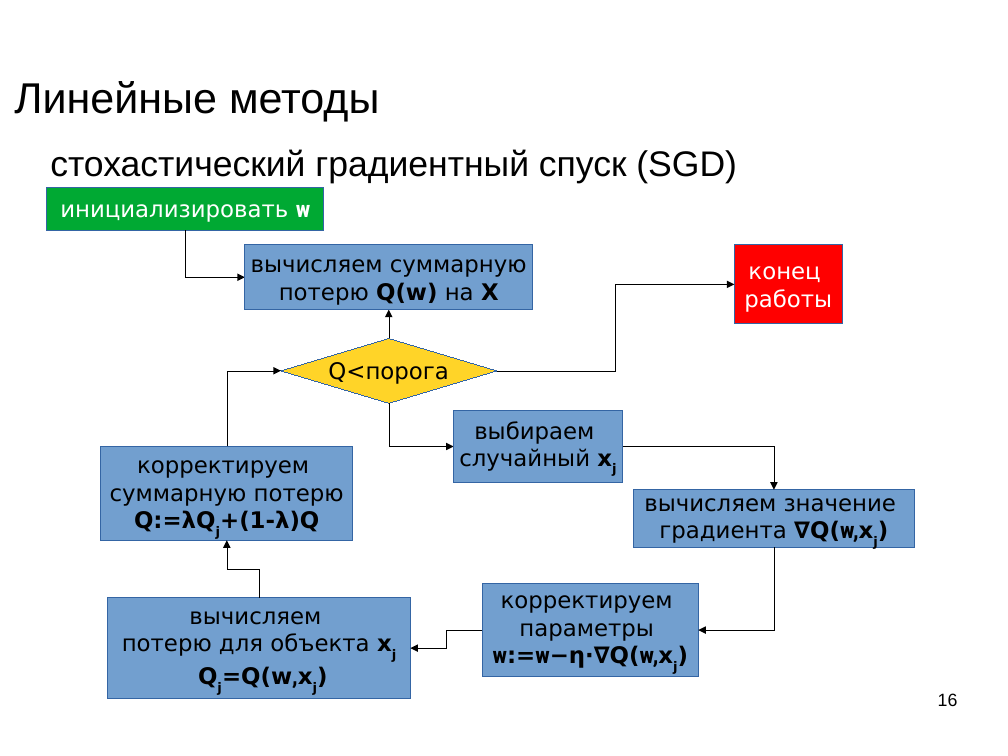
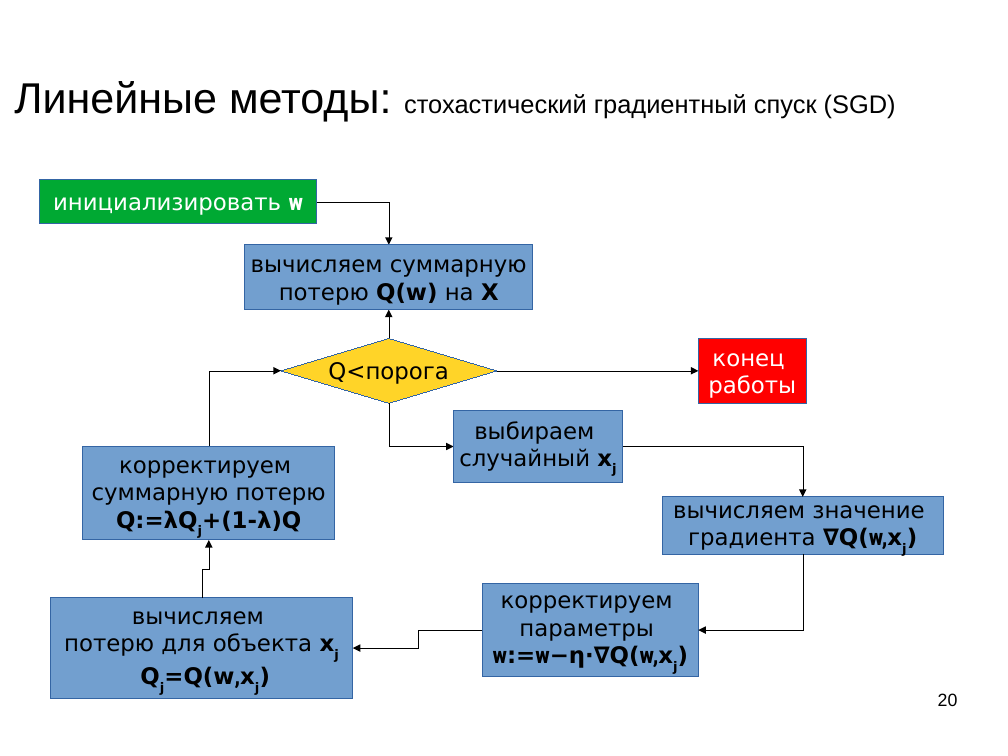
Before and after one commit to mechanoid5/ml_lectorium_legacy, a slide deck: slide 20 of 09-linear.odp (slide 16 before the commit). Drawn at 1008x756 pixels with LibreOffice and Linux fonts; fonts in the diff are those of the drawing; background and template pictures are left out. Boxes give left, top, right and bottom in pixels: in the first picture for what was removed or moved away, otherwise in the second. Text is boxed around its words. In the diff, an @@ line names an element or a change of style, - is before the commit and + after.

```diff
--- a/09-linear.odp
+++ b/09-linear.odp
@@ title at [14, 81, 896, 121]: text changed; size 28 to 20 pt @@
-стохастический градиентный спуск (SGD)
+Линейные методы: стохастический градиентный спуск (SGD)
@@ rectangle "инициализировать w": place and size @@
-rectangle "инициализировать w" at [47, 188, 324, 231]
+rectangle "инициализировать w" at [39, 180, 316, 223]
@@ elbow arrow moved from (186, 231) - (245, 277) to (316, 201) - (389, 245) @@
@@ rectangle "конец": place and size @@
-rectangle "конец" at [735, 245, 842, 325]
+rectangle "конец" at [699, 338, 807, 403]
@@ elbow arrow moved from (227, 446) - (281, 371) to (209, 446) - (281, 370) @@
@@ elbow arrow moved from (497, 371) - (735, 284) to (497, 371) - (699, 371) @@
@@ rectangle "корректируем": place and size @@
-rectangle "корректируем" at [101, 446, 353, 541]
+rectangle "корректируем" at [82, 446, 335, 541]
@@ elbow arrow moved from (623, 446) - (774, 489) to (623, 446) - (803, 497) @@
@@ rectangle "вычисляем значение": place and size @@
-rectangle "вычисляем значение" at [634, 489, 915, 547]
+rectangle "вычисляем значение" at [662, 497, 943, 554]
@@ elbow arrow moved from (260, 598) - (227, 541) to (201, 598) - (209, 541) @@
@@ elbow arrow moved from (774, 547) - (699, 630) to (803, 554) - (699, 630) @@
@@ rectangle "вычисляем": place and size @@
-rectangle "вычисляем" at [108, 598, 411, 699]
+rectangle "вычисляем" at [50, 598, 353, 699]
@@ elbow arrow moved from (483, 630) - (411, 649) to (483, 630) - (353, 649) @@
@@ page number at [938, 693, 958, 706]: text changed @@
-16
+20
```
Also in this commit, not shown: 16 other slides changed, 9 slides added, 1 slide removed, 1 other file.
